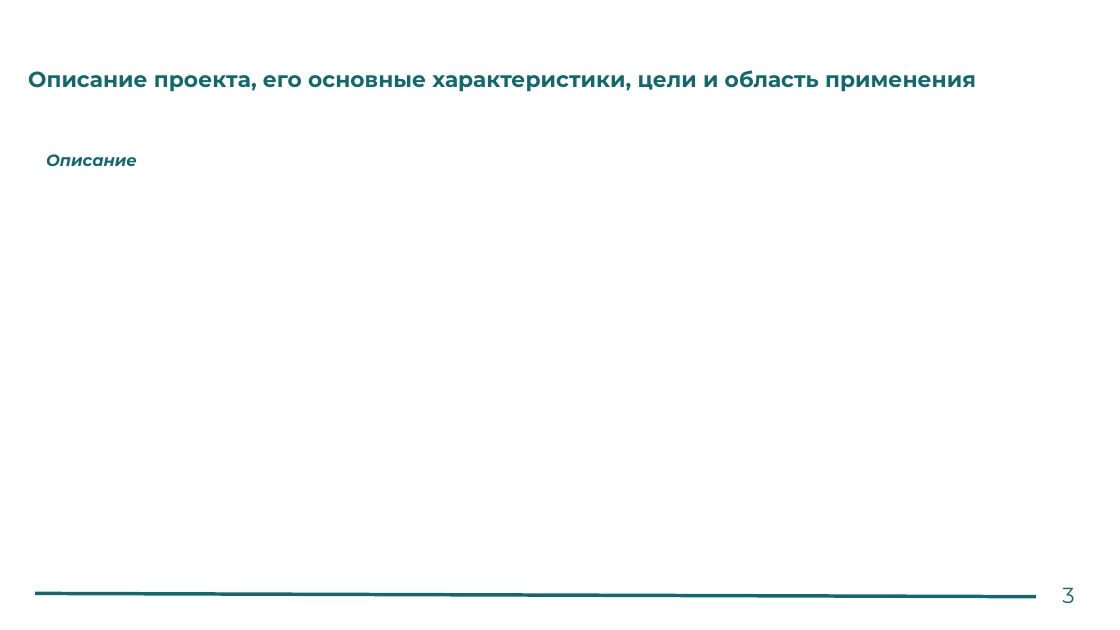
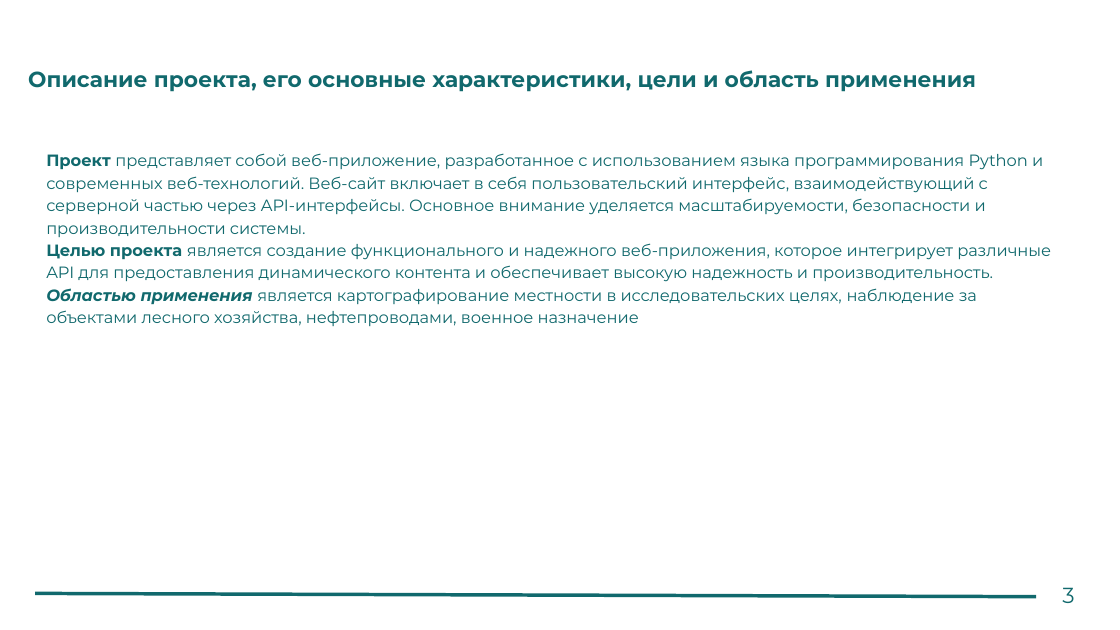
Before and after one commit to White2e/BPLAFinalCert, a slide deck: slide 6 of Python_разработка_для_БПЛА_паттерны_проектирования,_API_интерфейсы+(6).pptx. Drawn at 1120x630 pixels with LibreOffice and Linux fonts; fonts in the diff are those of the drawing. Boxes give left, top, right and bottom in pixels: in the first picture for what was removed or moved away, otherwise in the second. Text is boxed around its words. In the diff, an @@ line names an element or a change of style, - is before the commit and + after.

```diff
--- a/Python_разработка_для_БПЛА_паттерны_проектирования,_API_интерфейсы+(6).pptx
+++ b/Python_разработка_для_БПЛА_паттерны_проектирования,_API_интерфейсы+(6).pptx
@@ text removed at (46,154,136,166) @@
-Описание
@@ text added at (46,153,1051,326), 10.5 pt, text #11696D @@
+Проект представляет собой веб-приложение, разработанное с использованием языка программирования Python и современных веб-технологий. Веб-сайт включает в себя пользовательский интерфейс, взаимодействующий с серверной частью через API-интерфейсы. Основное внимание уделяется масштабируемости, безопасности и производительности системы.
+Целью проекта является создание функционального и надежного веб-приложения, которое интегрирует различные API для предоставления динамического контента и обеспечивает высокую надежность и производительность.
+Областью применения является картографирование местности в исследовательских целях, наблюдение за объектами лесного хозяйства, нефтепроводами, военное назначение
```
Also in this commit, not shown: 4 other slides changed.
